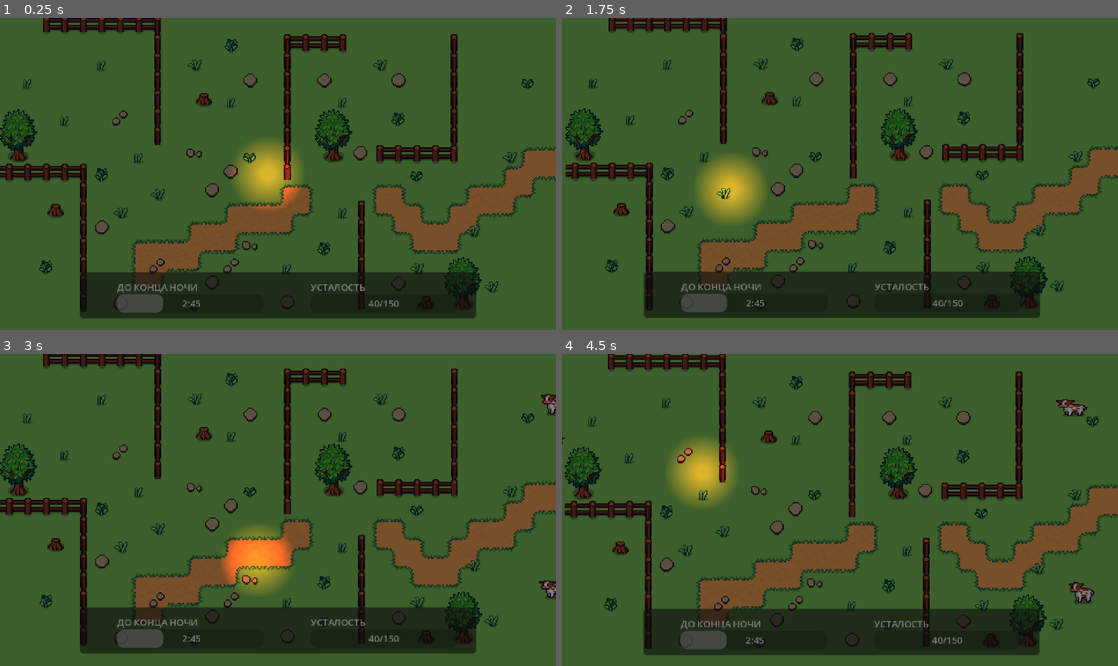
Above: before the commit, frames 1-4 (two rows, left to right).
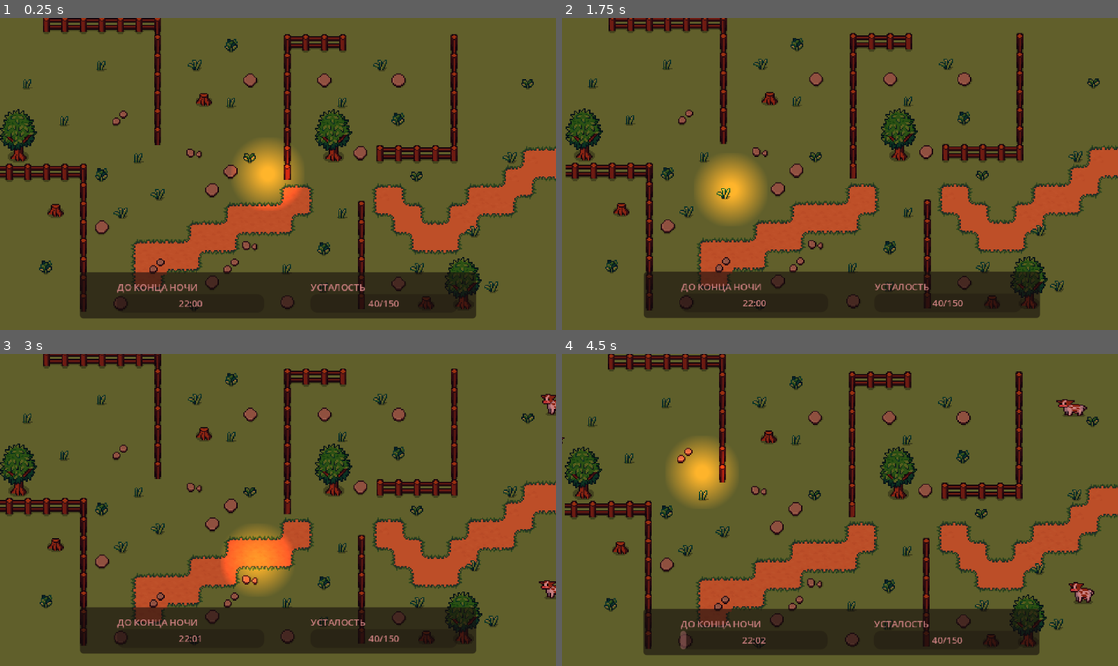
Above: after the commit, the same moments.

Repository: kandlash/Count-The-Sheep
Game: Godot game, scene res://scenes/world.tscn
Same seed, same stepped clock (60 frames per second), same inputs: the game is played once before the commit and once after it. Sound files missing from this copy of the repository are replaced by a short silence.
Inputs (mouse positions are in pixels of both pictures, inside the frame that each line leads up to):
- Up to frame 1 (0.25 s): no input
- Up to frame 2 (1.75 s): move the mouse to (962, 158) at 0.52 s; click (962, 158) at 0.67 s; move the mouse to (728, 189) at 1.27 s; click (728, 189) at 1.42 s
- Up to frame 3 (3 s): move the mouse to (333, 441) at 2.02 s; click (333, 441) at 2.17 s; move the mouse to (250, 572) at 2.77 s; click (250, 572) at 2.92 s
- Up to frame 4 (4.5 s): move the mouse to (1006, 556) at 3.52 s; click (1006, 556) at 3.67 s; move the mouse to (673, 463) at 4.27 s; click (673, 463) at 4.42 s

The runs differ from the first frame. In frame 1, 84% of the frame differs, in the area x 0-100%, y 0-100%; in frame 2, 84%; in frame 3, 83%; in frame 4, 83%.

Commit message:
sunset night time

Diff:
--- a/project.godot
+++ b/project.godot
@@ -18,6 +18,7 @@
 [autoload]
 
 AudioManager="*uid://coruagk2s3ik7"
+G="*uid://dal4lsda244ka"
 
 [display]
 
--- a/scenes/sheep.tscn
+++ b/scenes/sheep.tscn
@@ -70,5 +70,20 @@
 wait_time = 5.0
 one_shot = true
 
+[node name="Control" type="Control" parent="." unique_id=893136973]
+layout_mode = 3
+anchors_preset = 0
+offset_right = 40.0
+offset_bottom = 40.0
+
+[node name="run_progressbar" type="ProgressBar" parent="Control" unique_id=1521528988]
+layout_mode = 0
+offset_left = -10.0
+offset_top = 8.0
+offset_right = 8.092911
+offset_bottom = 12.0
+value = 62.84
+show_percentage = false
+
 [connection signal="timeout" from="Timer" to="." method="_on_timer_timeout"]
 [connection signal="timeout" from="run_timer" to="." method="_on_run_timer_timeout"]
--- a/scenes/world.tscn
+++ b/scenes/world.tscn
@@ -2,6 +2,7 @@
 
 [ext_resource type="Texture2D" uid="uid://dgskjbwbe56d0" path="res://assets/tilesets/Tileset Spring.png" id="1_4wyf3"]
 [ext_resource type="Script" uid="uid://bcrwwqqpo40nf" path="res://scripts/camera_2d.gd" id="1_7r4gi"]
+[ext_resource type="Script" uid="uid://da1nf2tck5sxg" path="res://scripts/world.gd" id="1_e3hyu"]
 [ext_resource type="Script" uid="uid://lbcp45g3ndob" path="res://scripts/click_manager.gd" id="1_i7141"]
 [ext_resource type="Script" uid="uid://cdqho503gioso" path="res://scripts/cursor_light.gd" id="1_w7kh3"]
 [ext_resource type="Texture2D" uid="uid://bm5ehjn8k76r1" path="res://assets/tilesets/Fence's copiar.png" id="2_k0juu"]
@@ -402,6 +403,7 @@
 size = Vector2(26, 368)
 
 [node name="world" type="Node2D" unique_id=520197805]
+script = ExtResource("1_e3hyu")
 
 [node name="cursor_light" type="PointLight2D" parent="." unique_id=1528558070]
 position = Vector2(104, 137)
@@ -440,7 +442,7 @@
 grow_horizontal = 2
 grow_vertical = 2
 
-[node name="ProgressBar" type="ProgressBar" parent="Camera2D/UIHolder/Control/Panel" unique_id=649715511]
+[node name="time_progressbar" type="ProgressBar" parent="Camera2D/UIHolder/Control/Panel" unique_id=649715511]
 layout_mode = 0
 offset_left = 32.0
 offset_top = 19.0
@@ -449,7 +451,7 @@
 value = 28.88
 show_percentage = false
 
-[node name="Label" type="Label" parent="Camera2D/UIHolder/Control/Panel/ProgressBar" unique_id=1833521575]
+[node name="Label" type="Label" parent="Camera2D/UIHolder/Control/Panel/time_progressbar" unique_id=1833521575]
 layout_mode = 1
 anchors_preset = 4
 anchor_top = 0.5
@@ -461,7 +463,7 @@
 text = "ДО КОНЦА НОЧИ"
 label_settings = SubResource("LabelSettings_e3hyu")
 
-[node name="time_label" type="Label" parent="Camera2D/UIHolder/Control/Panel/ProgressBar" unique_id=283793604]
+[node name="time_label" type="Label" parent="Camera2D/UIHolder/Control/Panel/time_progressbar" unique_id=283793604]
 layout_mode = 1
 anchors_preset = 8
 anchor_left = 0.5
@@ -479,7 +481,7 @@
 horizontal_alignment = 1
 vertical_alignment = 1
 
-[node name="ProgressBar2" type="ProgressBar" parent="Camera2D/UIHolder/Control/Panel" unique_id=500886129]
+[node name="tired_progressbar" type="ProgressBar" parent="Camera2D/UIHolder/Control/Panel" unique_id=500886129]
 layout_mode = 0
 offset_left = 199.0
 offset_top = 19.0
@@ -488,7 +490,7 @@
 theme = SubResource("Theme_q5onr")
 show_percentage = false
 
-[node name="Label" type="Label" parent="Camera2D/UIHolder/Control/Panel/ProgressBar2" unique_id=1584307640]
+[node name="Label" type="Label" parent="Camera2D/UIHolder/Control/Panel/tired_progressbar" unique_id=1584307640]
 layout_mode = 1
 anchors_preset = 4
 anchor_top = 0.5
@@ -500,7 +502,7 @@
 text = "УСТАЛОСТЬ"
 label_settings = SubResource("LabelSettings_e3hyu")
 
-[node name="tired_label" type="Label" parent="Camera2D/UIHolder/Control/Panel/ProgressBar2" unique_id=88939041]
+[node name="tired_label" type="Label" parent="Camera2D/UIHolder/Control/Panel/tired_progressbar" unique_id=88939041]
 layout_mode = 1
 anchors_preset = 8
 anchor_left = 0.5
@@ -602,9 +604,14 @@
 position = Vector2(3, 120)
 shape = SubResource("RectangleShape2D_e3hyu")
 
-[node name="DirectionalLight2D" type="DirectionalLight2D" parent="." unique_id=360716759]
+[node name="main_light" type="DirectionalLight2D" parent="." unique_id=360716759]
 energy = 0.5
 blend_mode = 1
+
+[node name="sunset_light" type="DirectionalLight2D" parent="." unique_id=1953626672]
+position = Vector2(-1, 0)
+color = Color(1, 0, 0, 1)
+energy = 0.3
 
 [node name="AudioStreamPlayer" type="AudioStreamPlayer" parent="." unique_id=275605735]
 stream = ExtResource("11_e3hyu")
--- /dev/null
+++ b/scripts/G.gd
@@ -0,0 +1,3 @@
+extends Node
+
+var tired_score := 0
--- a/scripts/sheep.gd
+++ b/scripts/sheep.gd
@@ -13,6 +13,7 @@
 @onready var vosklisatilni_znak: Sprite2D = $VosklisatilniZnak
 @onready var vosklisatilni_light: PointLight2D = $VosklisatilniLight
 @onready var run_timer: Timer = $run_timer
+@onready var run_progressbar: ProgressBar = $Control/run_progressbar
 
 const STEP := 16
 const JUMP_STEP := 32
@@ -46,7 +47,6 @@
 @export var jump_up_duration := 0.2
 @export var jump_down_duration := 0.2
 
-
 @export_group("Click")
 @export var click_squash := Vector2(1.25, 0.75)
 @export var click_duration_in := 0.08
@@ -56,7 +56,17 @@
 func _ready() -> void:
 	vosklisatilni_znak.visible = false
 	vosklisatilni_light.enabled = false
+
+	run_progressbar.visible = false
+	run_progressbar.value = 0
+
 	timer.start()
+
+func _process(delta: float) -> void:
+	if not run_timer.is_stopped():
+		var t := run_timer.time_left
+		var total := run_timer.wait_time
+		run_progressbar.value = (1.0 - t / total) * 100.0
 
 # --------------------------------------------------
 # DIRECTION
@@ -96,7 +106,6 @@
 	return true
 
 func can_jump() -> bool:
-	# проверяем что впереди fence (оставляем ray как есть)
 	ray.target_position = Vector2(STEP * move_dir, 0)
 	ray.force_raycast_update()
 
@@ -104,7 +113,6 @@
 	if col == null or not col.is_in_group("fence"):
 		return false
 
-	# ❗ ВАЖНО: проверяем точку приземления, а не луч
 	var space = get_world_2d().direct_space_state
 
 	var query = PhysicsPointQueryParameters2D.new()
@@ -123,6 +131,7 @@
 			return false
 
 	return true
+
 # --------------------------------------------------
 # BLOCKED EFFECT
 # --------------------------------------------------
@@ -162,6 +171,18 @@
 	vosklisatilni_light.energy = light_energy_min
 
 # --------------------------------------------------
+# RUN BAR
+# --------------------------------------------------
+
+func start_run_bar():
+	run_progressbar.visible = true
+	run_progressbar.value = 0
+
+func stop_run_bar():
+	run_progressbar.visible = false
+	run_progressbar.value = 0
+
+# --------------------------------------------------
 # TIMER
 # --------------------------------------------------
 
@@ -172,6 +193,8 @@
 	if want_jump and can_jump():
 		want_jump = false
 		stop_blocked_effect()
+		stop_run_bar()
+		run_timer.stop()
 		await do_jump()
 		timer.start()
 		return
@@ -180,11 +203,13 @@
 
 	if can_walk():
 		run_timer.stop()
+		stop_run_bar()
 		stop_blocked_effect()
 		await do_walk()
 	else:
 		if run_timer.is_stopped():
 			run_timer.start()
+			start_run_bar()
 
 		start_blocked_effect()
 		state = State.BLOCKED
@@ -212,6 +237,8 @@
 
 func do_jump() -> void:
 	stop_blocked_effect()
+	stop_run_bar()
+	run_timer.stop()
 
 	is_busy = true
 	state = State.JUMP
@@ -241,9 +268,7 @@
 	await fall.finished
 	is_busy = false
 
-
 func click_animation():
-	# не перебиваем важные анимации
 	if is_busy:
 		return
 
@@ -255,6 +280,5 @@
 	tween.tween_property(self, "scale", Vector2.ONE, click_duration_out)\
 		.set_trans(Tween.TRANS_SINE).set_ease(Tween.EASE_IN)
 
-
 func _on_run_timer_timeout() -> void:
 	queue_free()
--- a/scripts/world.gd
+++ b/scripts/world.gd
@@ -1,17 +1,76 @@
 extends Node2D
+class_name World
 
-@onready var step_timer: Timer = $step_timer
+@onready var time_progressbar: ProgressBar = $Camera2D/UIHolder/Control/Panel/time_progressbar
+@onready var time_label: Label = $Camera2D/UIHolder/Control/Panel/time_progressbar/time_label
+@onready var main_light: DirectionalLight2D = $main_light
+@onready var sunset_light: DirectionalLight2D = $sunset_light
 
-# Called when the node enters the scene tree for the first time.
+const REAL_DURATION := 15.0 * 60.0
+const START_TIME_MIN := 22 * 60
+const END_TIME_MIN := 5 * 60
+
+var elapsed := 0.0
+var total_game_minutes := 0
+
 func _ready() -> void:
-	pass # Replace with function body.
+	total_game_minutes = (24 * 60 - START_TIME_MIN) + END_TIME_MIN
+
+	time_progressbar.min_value = 0
+	time_progressbar.max_value = REAL_DURATION
+	time_progressbar.value = 0
+
+func _process(delta: float) -> void:
+	if elapsed >= REAL_DURATION:
+		return
+
+	elapsed += delta
+	time_progressbar.value = elapsed
+
+	var t := elapsed / REAL_DURATION
+
+	var passed_minutes := int(t * total_game_minutes)
+	var current_minutes := START_TIME_MIN + passed_minutes
+
+	if current_minutes >= 24 * 60:
+		current_minutes -= 24 * 60
+
+	var hours := current_minutes / 60
+	var minutes := current_minutes % 60
+
+	time_label.text = "%02d:%02d" % [hours, minutes]
+
+	_update_lighting(current_minutes)
+
+func _update_lighting(current_minutes: int) -> void:
+	# === MAIN LIGHT ===
+	# пик в 03:00 (180 минут)
+	var peak_time := 3 * 60
+
+	# расстояние по кругу времени
+	var dist_to_peak := _time_distance(current_minutes, peak_time)
+
+	# максимальная дистанция (22:00 -> 03:00 = 5 часов = 300 минут)
+	var max_dist := 5 * 60
+
+	var k = clamp(1.0 - float(dist_to_peak) / max_dist, 0.0, 1.0)
+
+	# от 0.5 до 0.8
+	main_light.energy = lerp(0.5, 0.8, k)
 
 
-# Called every frame. 'delta' is the elapsed time since the previous frame.
-func _process(delta: float) -> void:
-	pass
+	# === SUNSET LIGHT ===
+	# с 22:00 до 23:00 плавно гаснет
+	var start := 22 * 60
+	var end := 23 * 60
+
+	if current_minutes >= start and current_minutes <= end:
+		var t := float(current_minutes - start) / float(end - start)
+		sunset_light.energy = lerp(0.3, 0.0, t)
+	else:
+		sunset_light.energy = 0.0
 
 
-func _on_step_timer_timeout() -> void:
-	for sheep in get_group("sheep"):
-		sheep.
+func _time_distance(a: int, b: int) -> int:
+	var diff = abs(a - b)
+	return min(diff, 24 * 60 - diff)
Not shown, added: scripts/G.gd.uid
